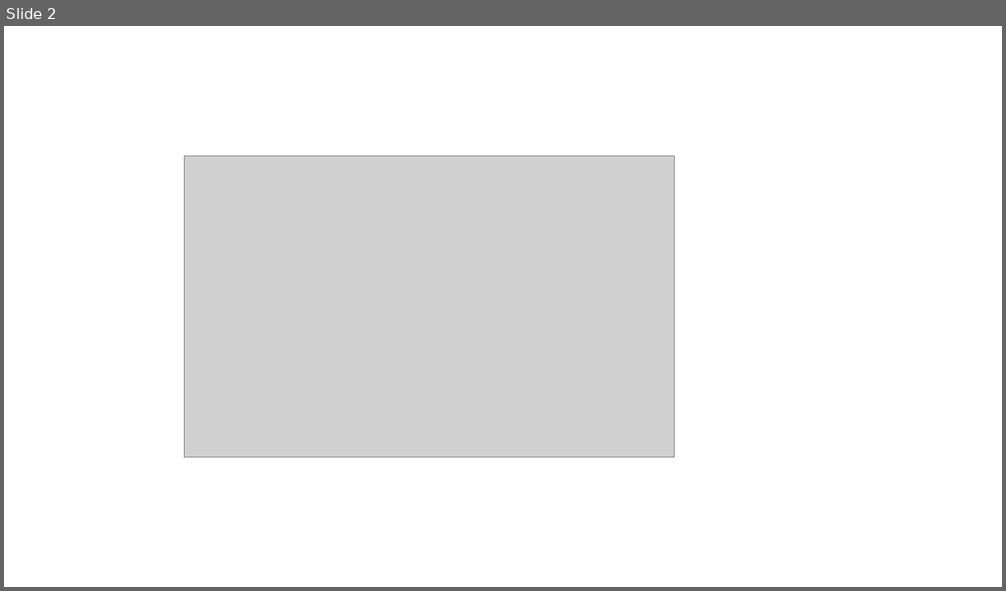
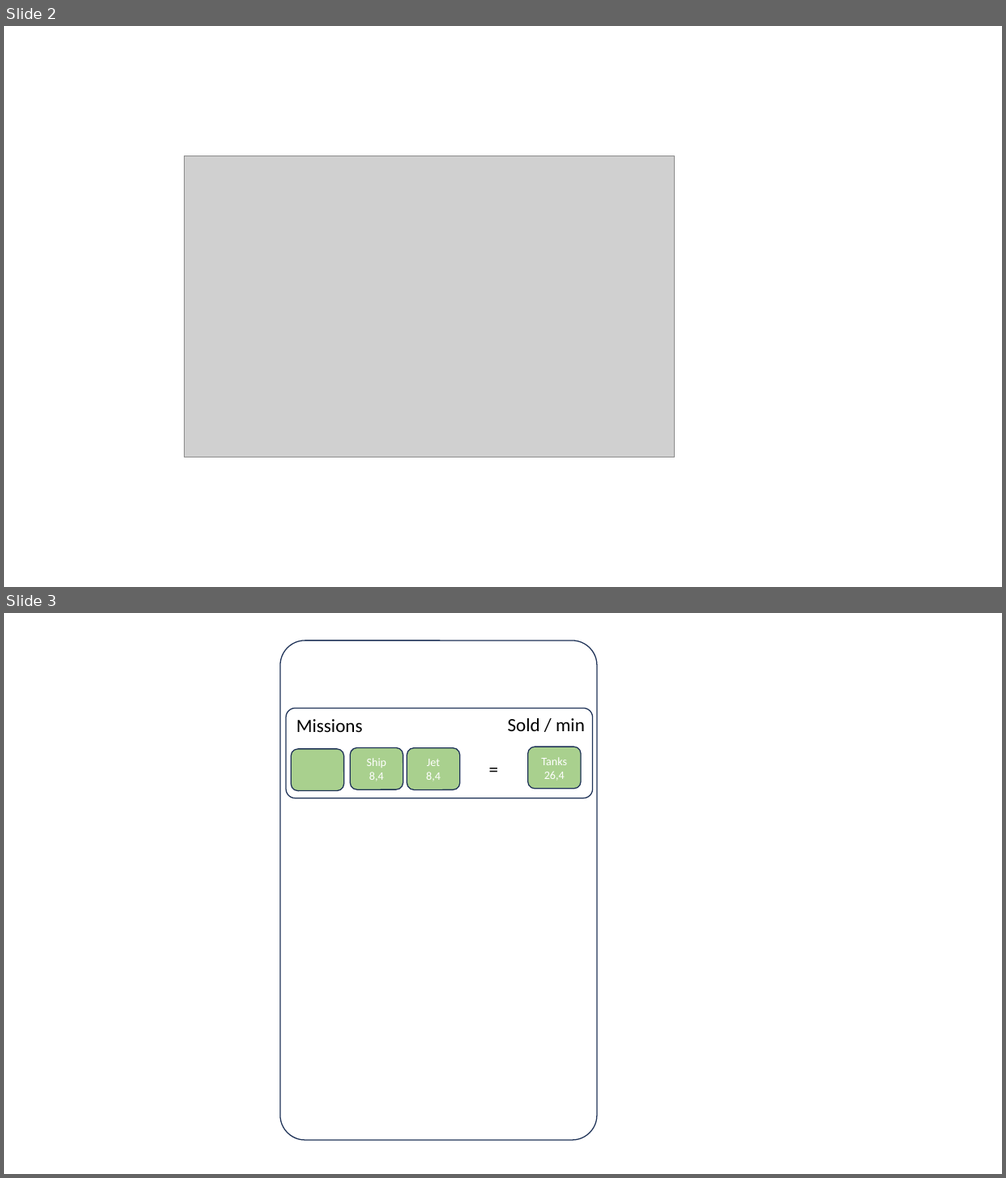
Before and after one commit to ZhRaL/MilitaryIdleGame, a slide deck: Skizzen/UI_Upgrade.pptx. Shown one above the other, each under a label of ours: slide 2 before the commit, slides 2 and 3 after it. The pictures are 1006x591 and 1006x1178 pixels, drawn with LibreOffice and Linux fonts; fonts in the diff are those of the drawing; grey boxes stand for pictures. Boxes give left, top, right and bottom in pixels: in the first picture for what was removed or moved away, otherwise in the second. Text is boxed around its words. In the diff, an @@ line names an element or a change of style, - is before the commit and + after.

```diff
--- a/Skizzen/UI_Upgrade.pptx
+++ b/Skizzen/UI_Upgrade.pptx
@@ slide 3 added at bbox=[4, 613, 1002, 1174], background #FFFFFF @@
@@ rounded rectangle added at bbox=[280, 641, 597, 1141], outline #1E3257 1 pt @@
@@ rounded rectangle added at bbox=[286, 708, 593, 798], outline #1E3257 1 pt @@
@@ text added at bbox=[296, 719, 363, 732], 18 pt, text #000000 @@
+Missions
@@ text added at bbox=[508, 718, 585, 731], 18 pt, text #000000 @@
+Sold / min
@@ rounded rectangle added at bbox=[291, 749, 344, 791], fill #A9D08E, outline #1E3257 1 pt @@
@@ rounded rectangle added at bbox=[350, 747, 403, 790], fill #A9D08E, outline #1E3257 1 pt, 11 pt, text #FFFFFF @@
+Ship
+8,4
@@ rounded rectangle added at bbox=[407, 747, 460, 790], fill #A9D08E, outline #1E3257 1 pt, 11 pt, text #FFFFFF @@
+Jet
+8,4
@@ text added at bbox=[460, 754, 528, 784], 18 pt, text #000000 @@
+=
@@ rounded rectangle added at bbox=[528, 747, 582, 789], fill #A9D08E, outline #1E3257 1 pt, 11 pt, text #FFFFFF @@
+Tanks
+26,4
```
Also in this commit, not shown: 1 slide changed, 3 other files.
